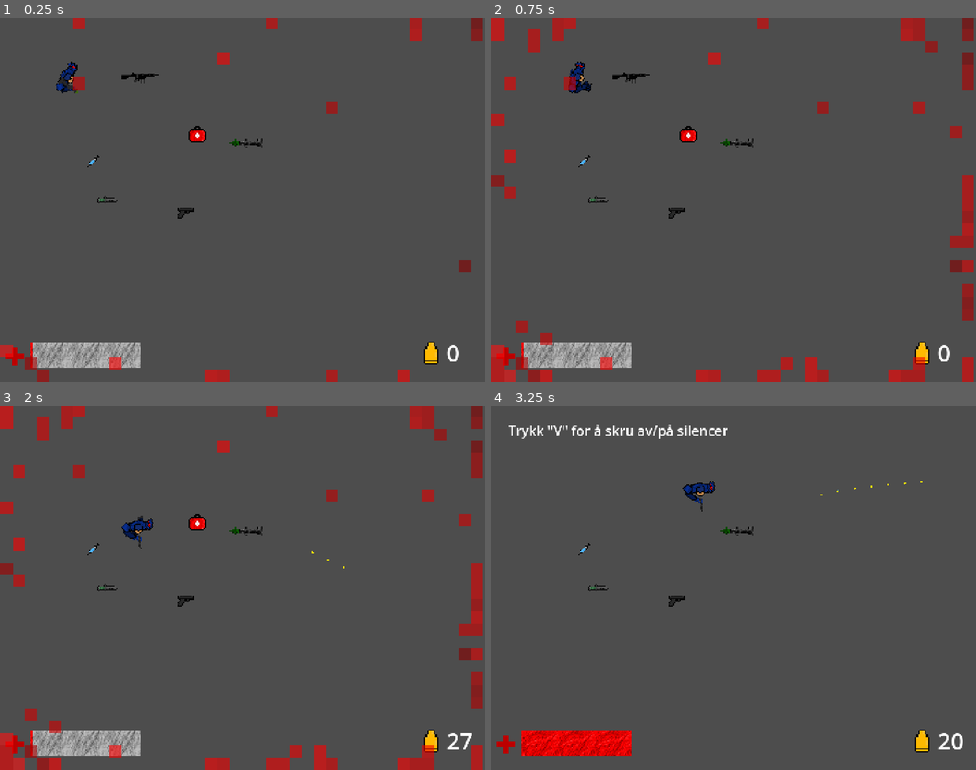
Above: before the commit, frames 1-4 (two rows, left to right).
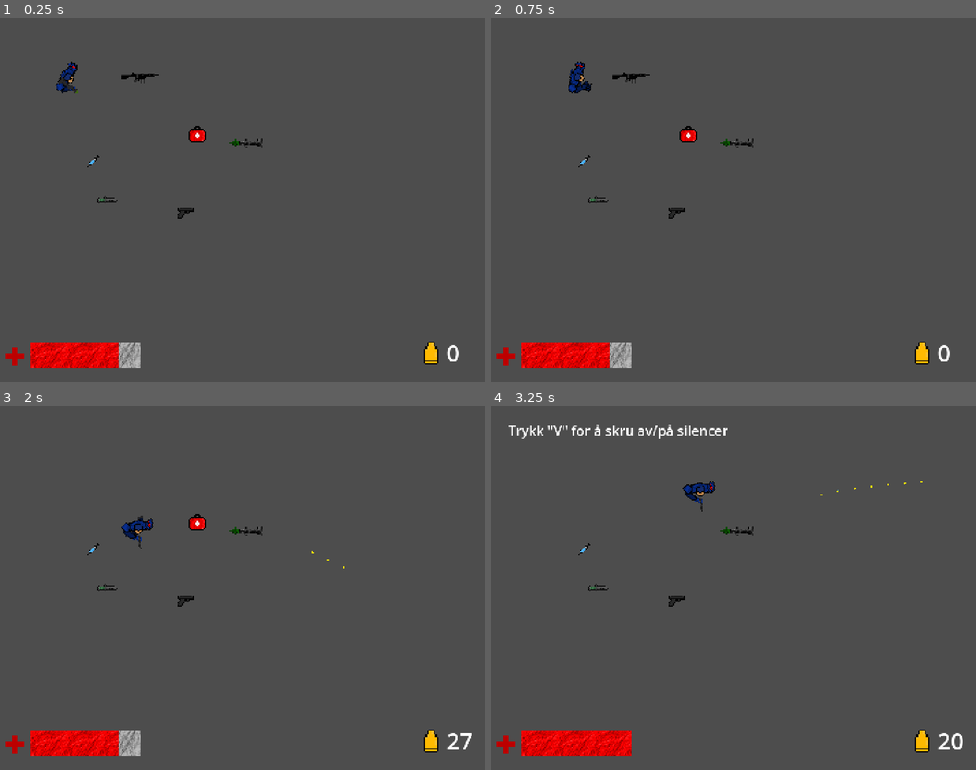
Above: after the commit, the same moments.

Repository: vladydad/Invasion_godot
Game: Godot game, scene res://Tutorial.tscn
The game is run twice, just before and just after one commit, with the same random seed, the same clock (stepped at 60 frames per second) and the same inputs.
Inputs (mouse positions are in pixels of both pictures, inside the frame that each line leads up to):
- Up to frame 1 (0.25 s): no input
- Up to frame 2 (0.75 s): tap Enter at 0.5 s; move the mouse to (840, 181) at 0.52 s; press the mouse at (840, 181) at 0.53 s; hold Right (ui_right) from 0.53 s (still down)
- Up to frame 3 (2 s): move the mouse to (145, 606) at 1.27 s; release Right (ui_right) at 1.28 s; release the mouse at (145, 606) at 1.28 s; hold Down (ui_down) from 1.28 s (still down); tap V (Silencer) at 1.35 s
- Up to frame 4 (3.25 s): move the mouse to (782, 507) at 2.02 s; release Down (ui_down) at 2.03 s; press the mouse at (782, 507) at 2.03 s; hold Right (ui_right) 2.03-2.78 s; move the mouse to (709, 660) at 2.77 s; release the mouse at (709, 660) at 2.78 s; hold Up (ui_up) from 2.78 s (still down); tap V (Silencer) at 2.85 s

The runs differ from the first frame. In frame 1, 2.6% of the frame differs, in the area x 0-100%, y 0-100%; in frame 2, 6.4%; in frame 3, 6.4%; in frame 4, nothing differs.

Commit message:
s

Diff:
--- /dev/null
+++ b/invasion/explosion.gd
@@ -0,0 +1,8 @@
+extends Area2D
+
+func _ready() -> void:
+	print("one explosion")
+	$AnimatedSprite2D.play("default")
+	await get_tree().create_timer(0.9).timeout
+	$AnimatedSprite2D.stop()
+	queue_free()
--- /dev/null
+++ b/invasion/explosion.tscn
@@ -0,0 +1,87 @@
+[gd_scene format=3 uid="uid://baitj13k78uno"]
+
+[ext_resource type="Texture2D" uid="uid://kpnp87ot0rf2" path="res://kaboooooom!!!!! 1.png" id="1_q7epf"]
+[ext_resource type="Script" uid="uid://dycp36pa3qa72" path="res://explosion.gd" id="1_vxas0"]
+[ext_resource type="AudioStream" uid="uid://cgg86jw1o3k0" path="res://audio/bazooka explotion.mp3" id="3_j4sxf"]
+
+[sub_resource type="RectangleShape2D" id="RectangleShape2D_7xv1m"]
+size = Vector2(169, 166)
+
+[sub_resource type="AtlasTexture" id="AtlasTexture_vxas0"]
+atlas = ExtResource("1_q7epf")
+region = Rect2(0, 0, 475, 475)
+
+[sub_resource type="AtlasTexture" id="AtlasTexture_j4sxf"]
+atlas = ExtResource("1_q7epf")
+region = Rect2(475, 0, 475, 475)
+
+[sub_resource type="AtlasTexture" id="AtlasTexture_m5xho"]
+atlas = ExtResource("1_q7epf")
+region = Rect2(950, 0, 475, 475)
+
+[sub_resource type="AtlasTexture" id="AtlasTexture_kmxf7"]
+atlas = ExtResource("1_q7epf")
+region = Rect2(0, 475, 475, 475)
+
+[sub_resource type="AtlasTexture" id="AtlasTexture_l04k4"]
+atlas = ExtResource("1_q7epf")
+region = Rect2(475, 475, 475, 475)
+
+[sub_resource type="AtlasTexture" id="AtlasTexture_cf70p"]
+atlas = ExtResource("1_q7epf")
+region = Rect2(950, 475, 475, 475)
+
+[sub_resource type="AtlasTexture" id="AtlasTexture_3xjsk"]
+atlas = ExtResource("1_q7epf")
+region = Rect2(0, 950, 475, 475)
+
+[sub_resource type="AtlasTexture" id="AtlasTexture_gjpps"]
+atlas = ExtResource("1_q7epf")
+region = Rect2(475, 950, 475, 475)
+
+[sub_resource type="SpriteFrames" id="SpriteFrames_7xv1m"]
+animations = [{
+"frames": [{
+"duration": 1.0,
+"texture": SubResource("AtlasTexture_vxas0")
+}, {
+"duration": 1.0,
+"texture": SubResource("AtlasTexture_j4sxf")
+}, {
+"duration": 1.0,
+"texture": SubResource("AtlasTexture_m5xho")
+}, {
+"duration": 1.0,
+"texture": SubResource("AtlasTexture_kmxf7")
+}, {
+"duration": 1.0,
+"texture": SubResource("AtlasTexture_l04k4")
+}, {
+"duration": 1.0,
+"texture": SubResource("AtlasTexture_cf70p")
+}, {
+"duration": 1.0,
+"texture": SubResource("AtlasTexture_3xjsk")
+}, {
+"duration": 1.0,
+"texture": SubResource("AtlasTexture_gjpps")
+}],
+"loop": 1,
+"name": &"default",
+"speed": 9.0
+}]
+
+[node name="Area2D" type="Area2D" unique_id=1405133871]
+script = ExtResource("1_vxas0")
+
+[node name="CollisionShape2D" type="CollisionShape2D" parent="." unique_id=749847205]
+position = Vector2(2, 1)
+shape = SubResource("RectangleShape2D_7xv1m")
+
+[node name="AnimatedSprite2D" type="AnimatedSprite2D" parent="." unique_id=2110161248]
+position = Vector2(1.9999962, 1.9999924)
+scale = Vector2(0.46684211, 0.47315788)
+sprite_frames = SubResource("SpriteFrames_7xv1m")
+
+[node name="ExplodeSound" type="AudioStreamPlayer2D" parent="." unique_id=1877421512]
+stream = ExtResource("3_j4sxf")
--- a/invasion/player.gd
+++ b/invasion/player.gd
@@ -2,7 +2,7 @@
 
 var weapon = "arms"
 var speed = 280
-var health = 2
+var health = 80
 var ammo = 0
 var fast = false
 var canShoot = true
--- a/invasion/rocket.gd
+++ b/invasion/rocket.gd
@@ -1,4 +1,6 @@
 extends Area2D
+
+@export var explode_scene: PackedScene
 
 var speed = 700
 var direction = Vector2.UP
@@ -17,13 +19,14 @@
 
 
 func _on_area_entered(area):
-	if exploded:
-		return
-	exploded = true
+	speed = 0
 	$Explosion.play()
-	$AnimatedSprite2D.play("Explode")
+	var explosion = explode_scene.instantiate()
+	get_tree().current_scene.add_child(explosion)
+	explosion.global_position = $AnimatedSprite2D.global_position
 	await get_tree().create_timer(0.9).timeout
 	queue_free()
+
 
 func _on_body_entered(body):
 	if exploded:
--- a/invasion/rocket.tscn
+++ b/invasion/rocket.tscn
@@ -2,6 +2,7 @@
 
 [ext_resource type="Script" uid="uid://dybhleeitj6rs" path="res://rocket.gd" id="1_5gt1y"]
 [ext_resource type="Texture2D" uid="uid://bdxm5yyt1kh1g" path="res://rocket 1.png" id="1_fj03e"]
+[ext_resource type="PackedScene" uid="uid://baitj13k78uno" path="res://explosion.tscn" id="2_cum1y"]
 [ext_resource type="Texture2D" uid="uid://kpnp87ot0rf2" path="res://kaboooooom!!!!! 1.png" id="3_r2l15"]
 [ext_resource type="AudioStream" uid="uid://cgg86jw1o3k0" path="res://audio/bazooka explotion.mp3" id="4_tpb7v"]
 
@@ -106,14 +107,13 @@
 
 [node name="Area2D" type="Area2D" unique_id=1997041386]
 script = ExtResource("1_5gt1y")
+explode_scene = ExtResource("2_cum1y")
 
 [node name="AnimatedSprite2D" type="AnimatedSprite2D" parent="." unique_id=957291505]
 rotation = 1.5707964
 scale = Vector2(0.10306611, 0.09962336)
 sprite_frames = SubResource("SpriteFrames_7xv1m")
-animation = &"Explode"
-frame = 7
-frame_progress = 0.81673586
+animation = &"Fly"
 
 [node name="CollisionShape2D" type="CollisionShape2D" parent="." unique_id=1062947635]
 position = Vector2(11, 1)
Not shown, added: invasion/explosion.gd.uid
